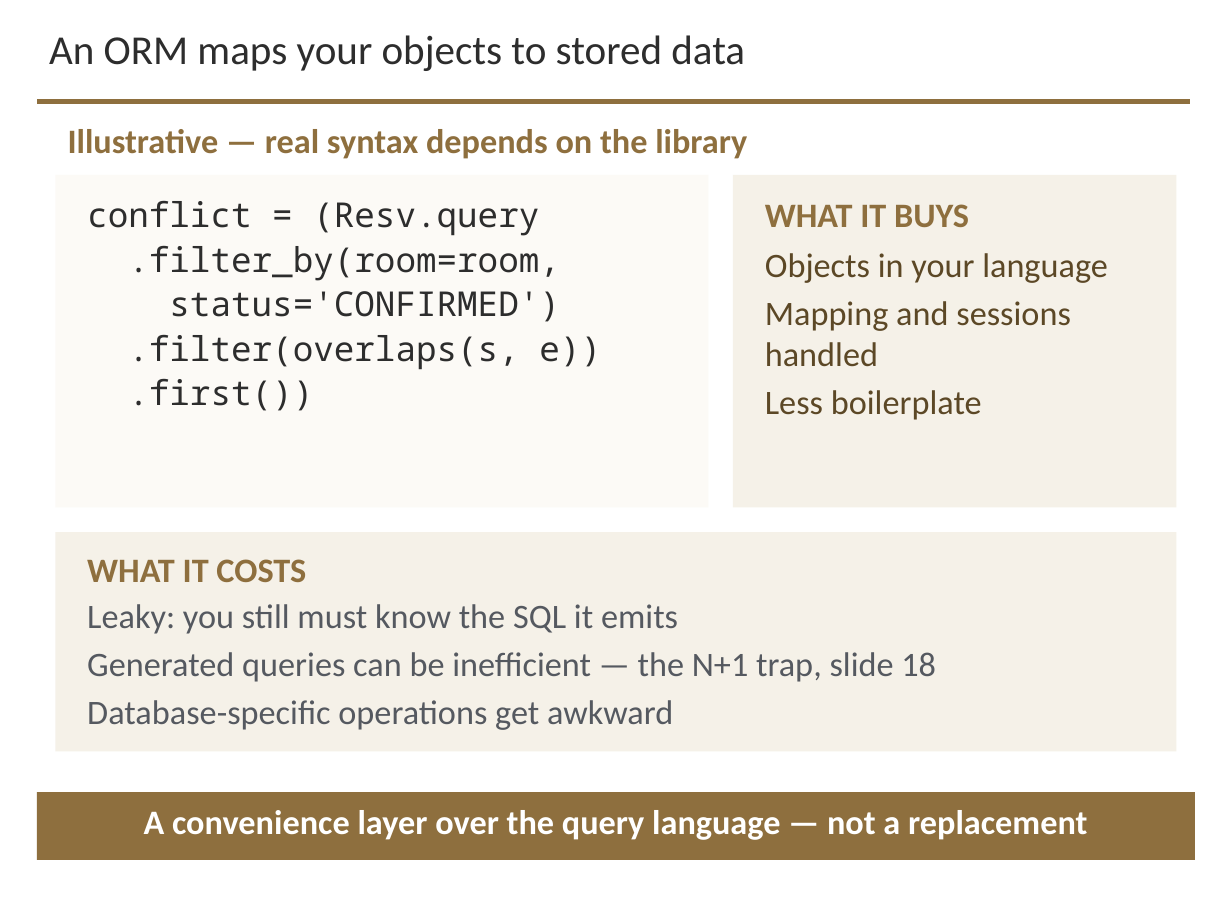
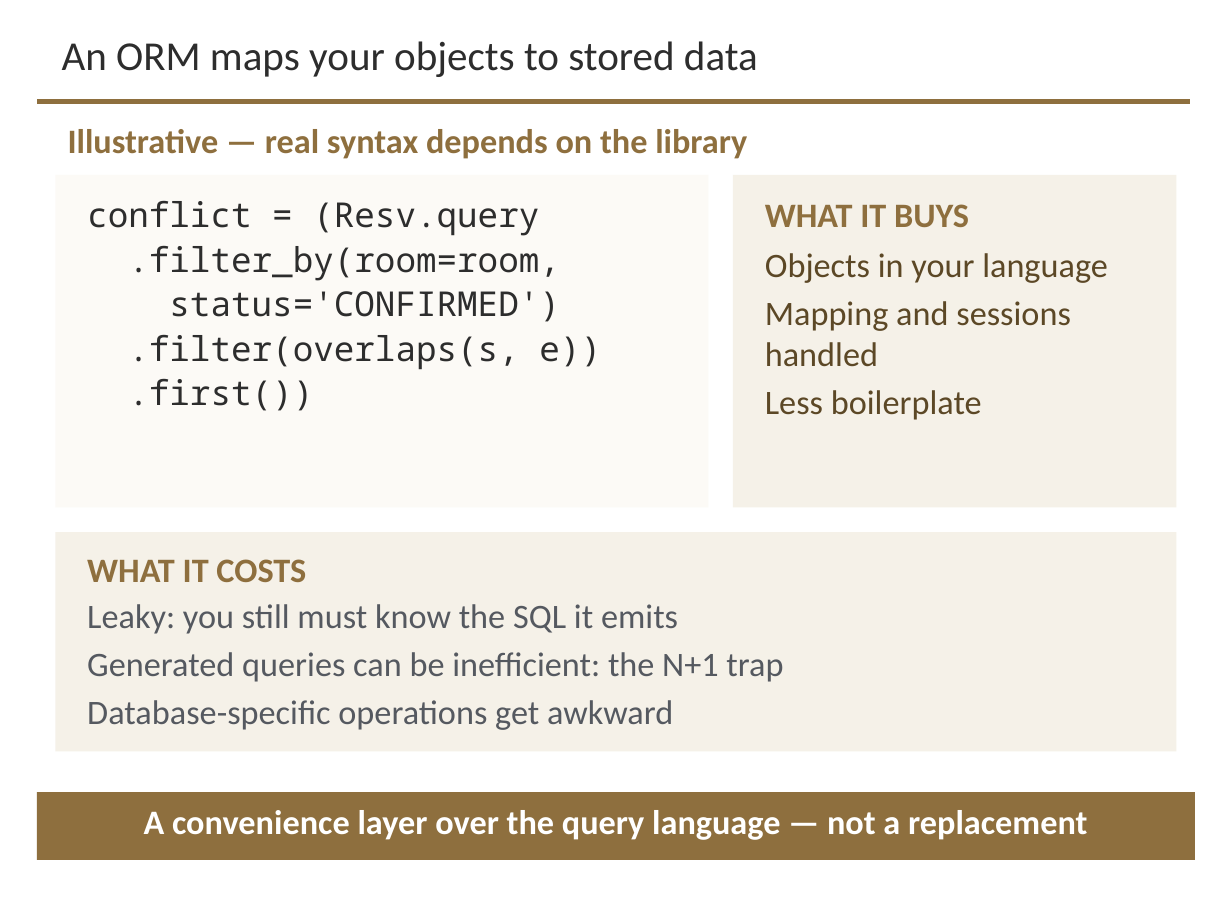
Before and after one commit to davisjam/model-based-agentic-software-engineering, a slide deck: slide 15 of course/lectures/act-3-software-in-the-world/02-compute-environments-and-data-management/3-2-Data-Management.pptx (slide 14 before the commit). Drawn at 1232x924 pixels with LibreOffice and Linux fonts; fonts in the diff are those of the drawing; background and template pictures are left out. Boxes give left, top, right and bottom in pixels: in the first picture for what was removed or moved away, otherwise in the second. Text is boxed around its words. In the diff, an @@ line names an element or a change of style, - is before the commit and + after.

```diff
--- a/course/lectures/act-3-software-in-the-world/02-compute-environments-and-data-management/3-2-Data-Management.pptx
+++ b/course/lectures/act-3-software-in-the-world/02-compute-environments-and-data-management/3-2-Data-Management.pptx
@@ title "An ORM maps your objects ..." at (62, 41, 758, 77): line spacing 1 to 0.9; vertical alignment top to middle @@
@@ text at (87, 652, 783, 682): text changed @@
-Generated queries can be inefficient — the N+1 trap, slide 18
+Generated queries can be inefficient: the N+1 trap
```
Also in this commit, not shown: 26 other slides changed, 1 slide added.
